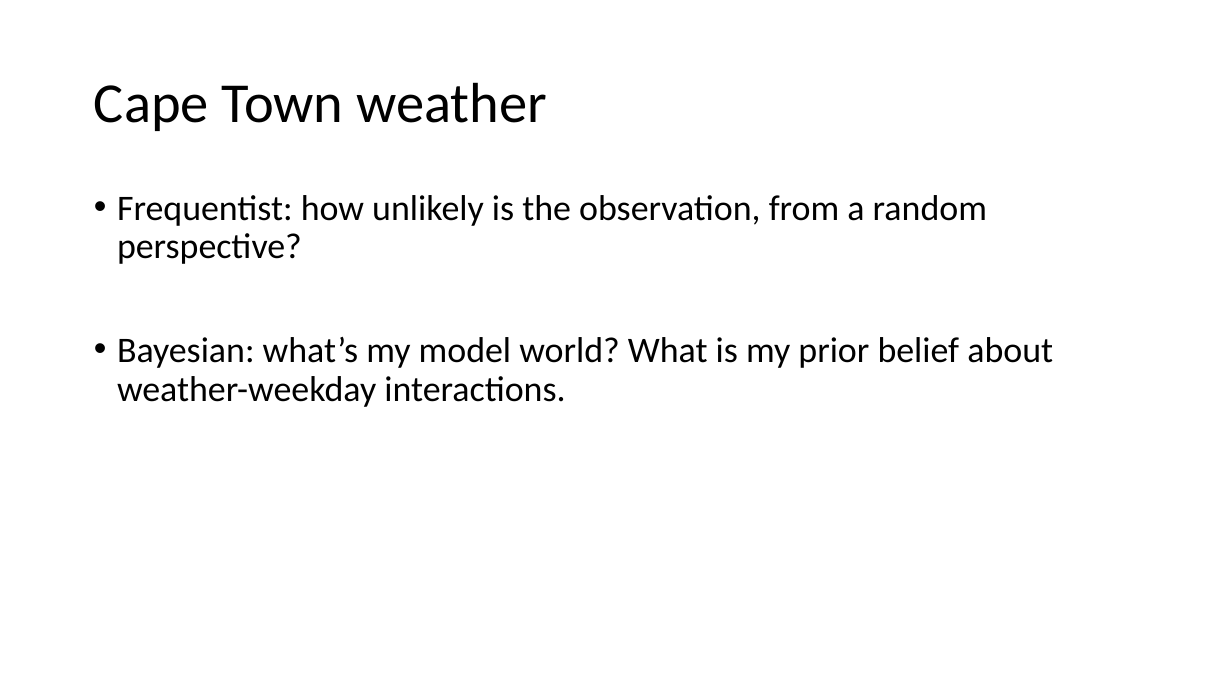
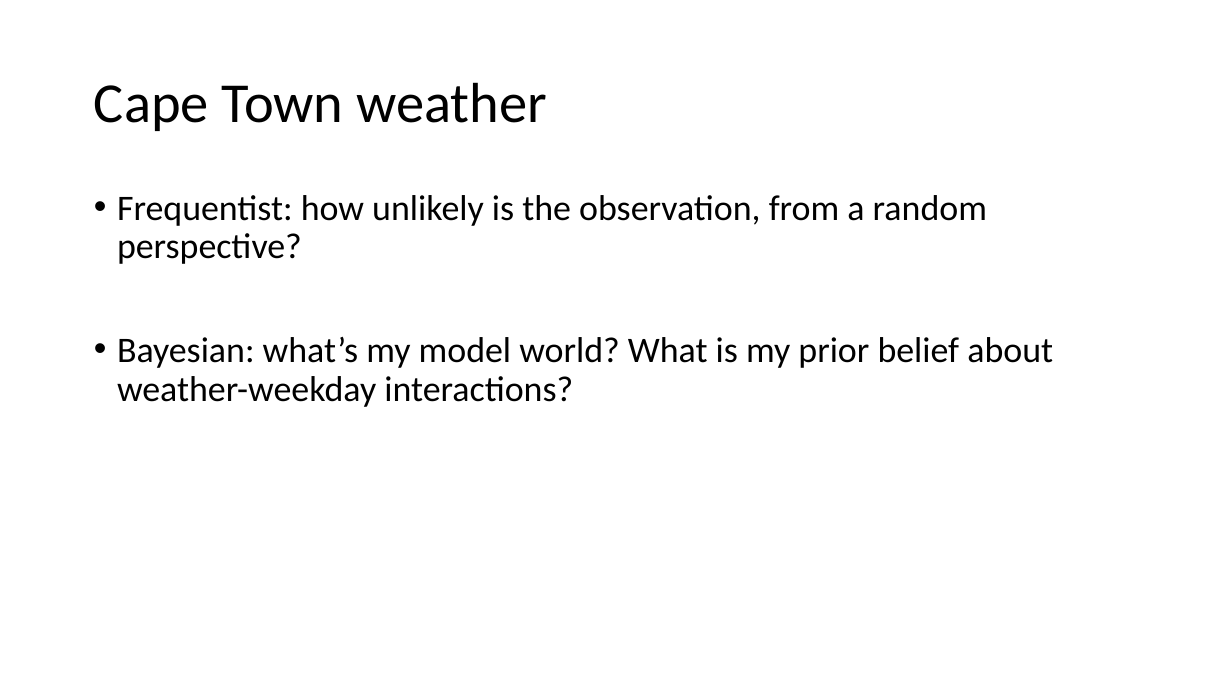
Before and after one commit to VTQuantMethodsEEB/klangwig, a slide deck: slide 44 of lectures/week_4_philosophy/le4_statistical_philosophy.pptx. Drawn at 1232x693 pixels with LibreOffice and Linux fonts; fonts in the diff are those of the drawing. Boxes give left, top, right and bottom in pixels: in the first picture for what was removed or moved away, otherwise in the second. Text is boxed around its words. In the diff, an @@ line names an element or a change of style, - is before the commit and + after.

```diff
--- a/lectures/week_4_philosophy/le4_statistical_philosophy.pptx
+++ b/lectures/week_4_philosophy/le4_statistical_philosophy.pptx
@@ text at (x1=117, y1=336, x2=1053, y2=407): text changed @@
-• Bayesian: what’s my model world? What is my prior belief about weather-weekday interactions.
+• Bayesian: what’s my model world? What is my prior belief about weather-weekday interactions?
```
Also in this commit, not shown: 5 other slides changed, 2 slides added, 2 slides removed.
